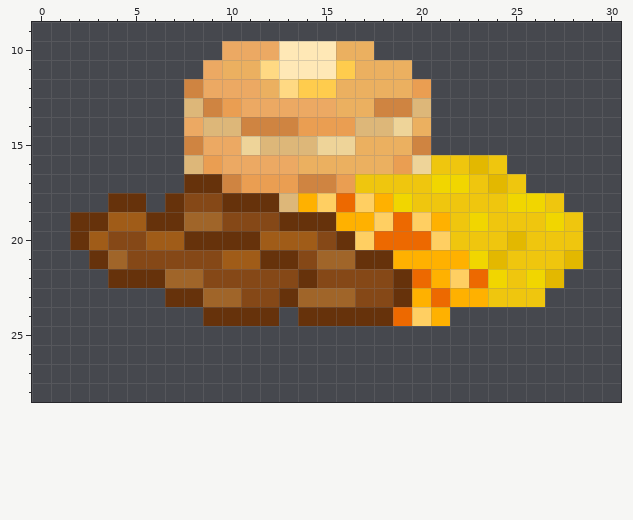
Pixel-art sprite: Resources/Textures/Objects/Consumable/Food/breakfast.rsi/fullamerican.png. The picture above was drawn from the file before the commit.
The file is 32x32 pixels. Shown: x 0..30, y 9..28.
New version:
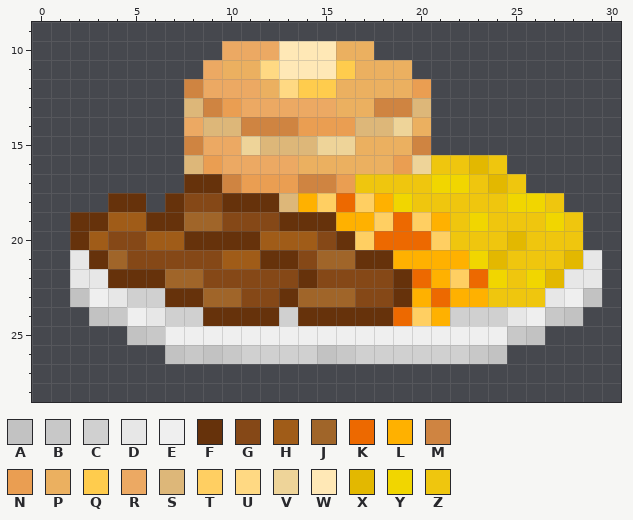
Palette (. is transparent): A #c2c2c2  B #c8c8c8  C #d0d0d0  D #e7e7e7  E #efefef  F #66320b  G #854817  H #a05c18  J #a06529  K #ed6900  L #ffb100  M #cf8441  N #ea9e52  P #ebb060  Q #ffcc4d  R #eca963  S #ddb779  T #ffcf62  U #ffd983  V #eed499  W #ffe8b6  X #e3b800  Y #f1d600  Z #efc60e
From old to new:
@@ x 0..30 @@
 20 ..FHGGHHFFFFHHHGFTKKKTZZZXZZZ..
-21 ...FJGGGGGHHFFGJJFFLLLLYXZZZX..
-22 ....FFFJJGGGGGFGGGGFKLTKYZYX...
-23 .......FFJJGGFJJJGGFLKLLZZZ....
-24 .........FFFF.FFFFFKTL.........
-25 ...............................
-26 ...............................
+21 ..DFJGGGGGHHFFGJJFFLLLLYXZZZXD.
+22 ..DDFFFJJGGGGGFGGGGFKLTKYZYXDD.
+23 ..AEDCCFFJJGGFJJJGGFLKLLZZZDEA.
+24 ...ABEDCCFFFFCFFFFFKTLCCCDEBA..
+25 .....ABEEEEEEEEEEEEEEEEEEBA....
+26 .......ABABCCCCABCCCCCCBA......
 27 ...............................
Changed places in both pictures, as pixel boxes (x1, y1, x2, y2):
added: (70, 250, 602, 364)
